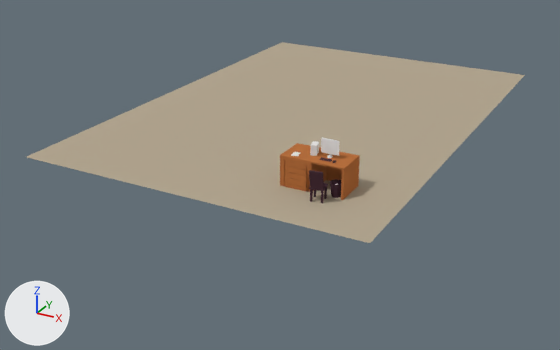
Renders of the Blender file assets/education.blend from each side of a commit.
Both versions are drawn from a 50 mm camera at (11.2, -21.5, 10.5) aimed at (-2.3, 3.0, -1.7). Every picture has the same lights, and +X, +Y and +Z are marked at lower left.
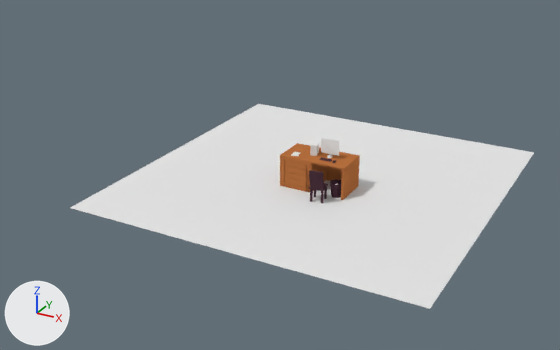
Where the change shows, as pixel boxes (x1, y1, x2, y2) in the pictures (560 x 350 px):
'Plane.003', recoloured, moved, rescaled (beige to white, 7% narrower)
    before: (27, 42, 525, 243)
    after: (70, 104, 534, 309)

Diff of the bpy script that builds the scene:
```diff
--- a/assets/education.blend.py
+++ b/assets/education.blend.py
@@ mat_material_002 @@
+mat_material_002 = diffuse_material('Material.002')
+mat_material_002.base_color = (0.8, 0.8, 0.8)  # white #e7e7e7
@@ me_plane_001 @@
 me_plane_001.from_pydata(...)  # 4 vertices, 1 face; spans x -1.0..1.0, y -1.0..1.0, z 0.0
-me_plane_001.materials.append(mat_material_001)  # beige #b5a892
+me_plane_001.materials.append(mat_material_002)  # white #e7e7e7
@@ ob_plane_003 @@
 ob_plane_003 = bpy.data.objects.new('Plane.003', me_plane_001)
-ob_plane_003.location = (-2.51, 6.09, 0.0)
-ob_plane_003.scale = (6.61, 9.51, 6.01)
+ob_plane_003.location = (0.89, 0.0, 0.0)
+ob_plane_003.scale = (5.76, 5.76, 5.76)
```
